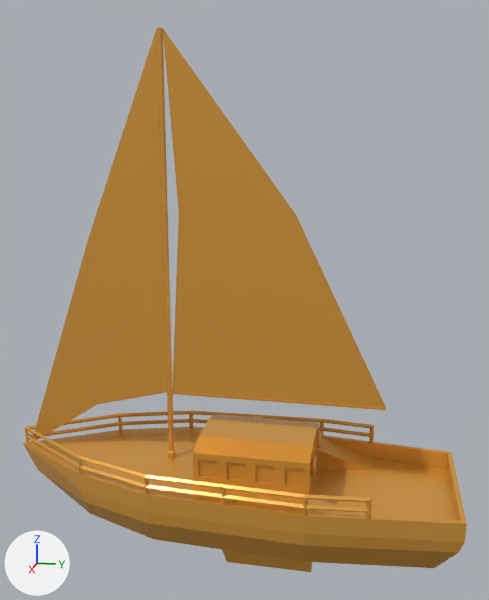
A saved change to the glTF model public/models/boat-sail.glb.
Both versions are drawn from a 50 mm camera at (27.7, 5.4, 15.7) aimed at (-0.3, -0.2, 8.7). The lights are fixed; the arrows at lower left show +X, +Y and +Z. Where no turn or scale is listed for an object, it has been applied to the vertices.

Names of what the first picture shows: 'boat-sail'.
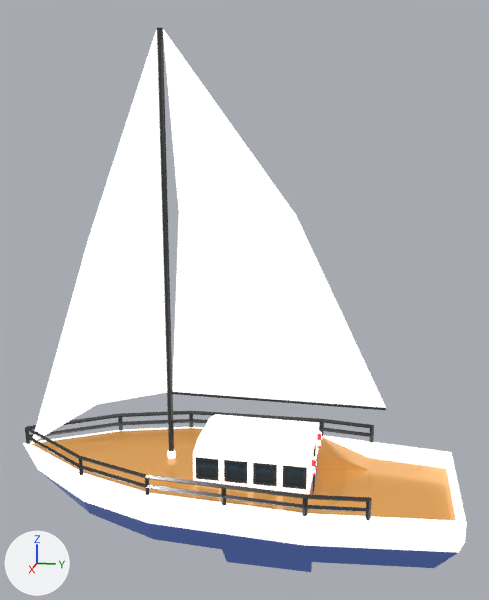
Where the change shows, as pixel boxes [x1, y1, x2, y2] in the pictures (489 x 600 px):
'boat-sail', recoloured (brown to white)
    both: [23, 28, 467, 572]

The change in detail:
Picture 'base' (img_base) is new.
Material 'LOWPOLY-COLORS.001' (mat_lowpoly_colors_001) is new.
Uses the picture img_base.
me_boat_sail has 551 vertices, 1085 faces and spans x -3.8..3.8, y -11.2..9.2, z -4.0..19.8.
me_boat_sail no longer uses material mat_lowpoly_colors (orange #e7a747).
me_boat_sail now uses material mat_lowpoly_colors_001.
